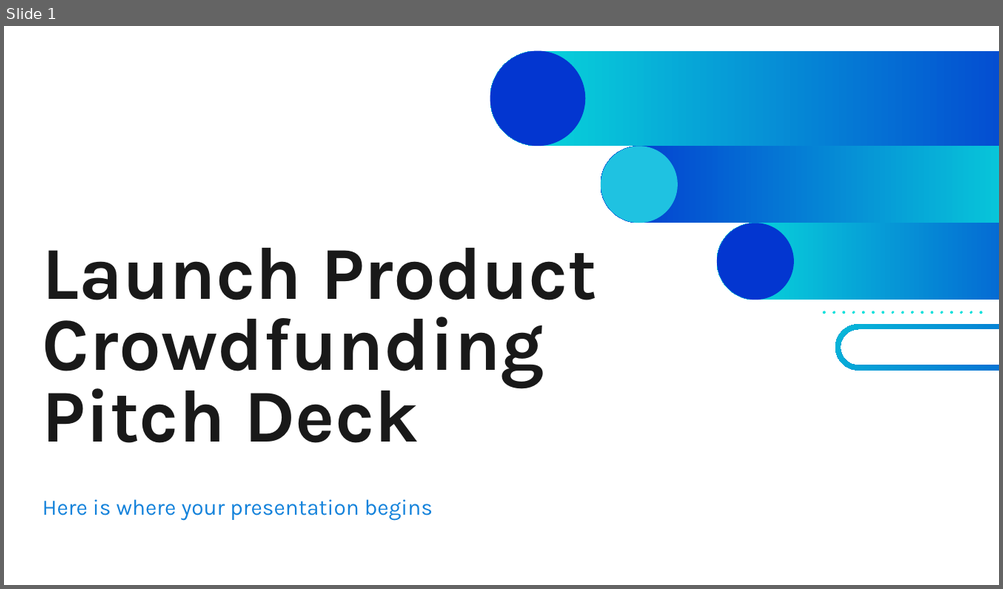
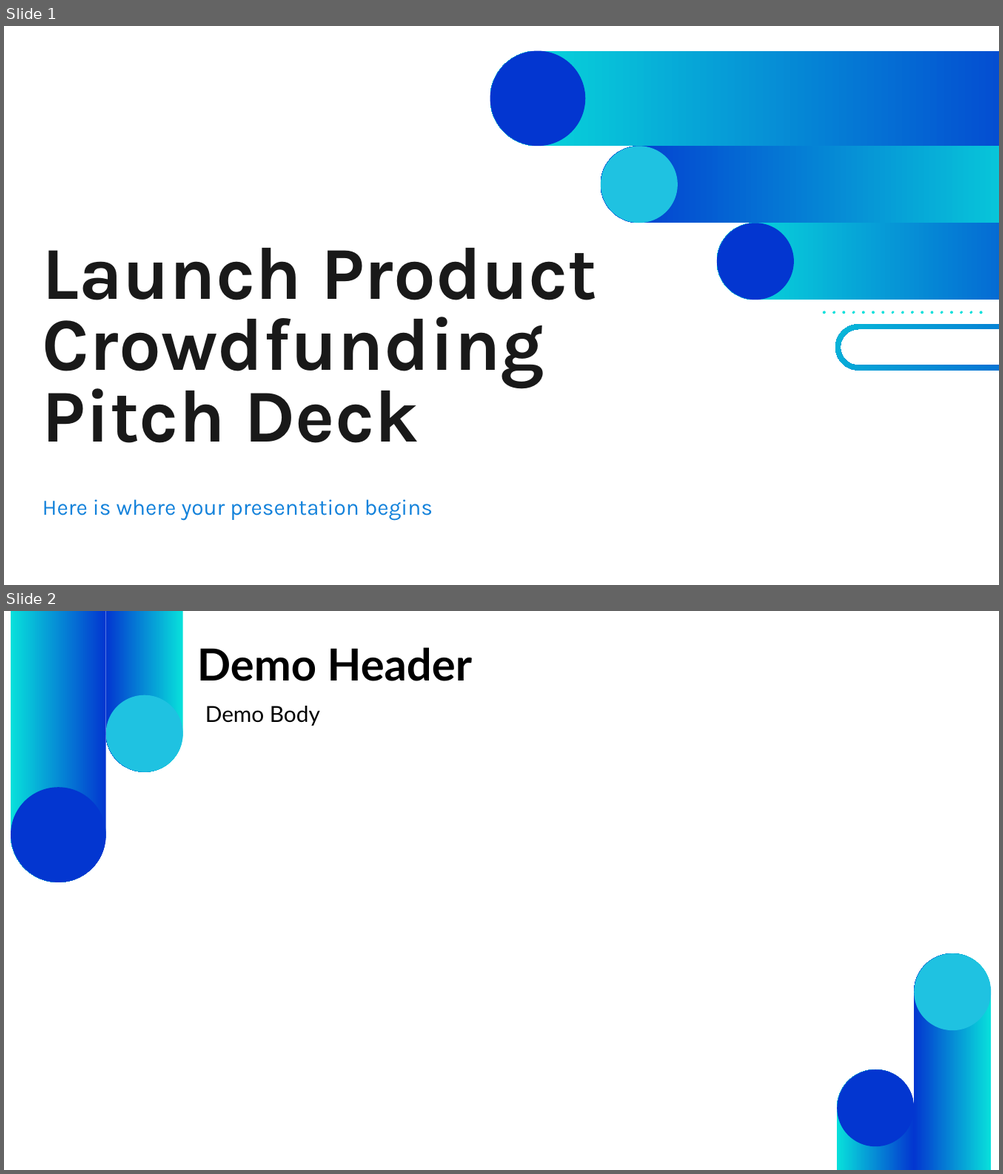
Before and after one commit to ctoriola/synoptic-webapp, a slide deck: template1.pptx. Shown one above the other, each under a label of ours: slide 1 before the commit, slides 1 and 2 after it. The pictures are 1003x589 and 1003x1174 pixels, drawn with LibreOffice and Linux fonts; fonts in the diff are those of the drawing. Boxes give left, top, right and bottom in pixels: in the first picture for what was removed or moved away, otherwise in the second. Text is boxed around its words. In the diff, an @@ line names an element or a change of style, - is before the commit and + after.

Commit message:
slide improvements 3

```diff
--- a/template1.pptx
+++ b/template1.pptx
@@ slide 2 added at (x1=4, y1=611, x2=999, y2=1170), background #FFFFFF @@
@@ rounded rectangle added at (x1=11, y1=611, x2=106, y2=883), fill gradient #0336D0 to #08E0DB @@
@@ rounded rectangle added at (x1=106, y1=611, x2=183, y2=772), fill gradient #08E0DB to #0336D0 @@
@@ text added at (x1=197, y1=647, x2=472, y2=681), 32 pt, text #000000, bold @@
+Demo Header
@@ ellipse added at (x1=105, y1=695, x2=182, y2=772), fill #1FC2E1 @@
@@ text added at (x1=205, y1=706, x2=320, y2=726), 16 pt, text #000000 @@
+Demo Body
@@ ellipse added at (x1=11, y1=787, x2=106, y2=883), fill #0336D0 @@
@@ rounded rectangle added at (x1=914, y1=953, x2=990, y2=1170), fill gradient #08E0DB to #0336D0 @@
@@ ellipse added at (x1=914, y1=954, x2=990, y2=1031), fill #1FC2E1 @@
@@ rounded rectangle added at (x1=836, y1=1070, x2=913, y2=1170), fill gradient #0336D0 to #08E0DB @@
@@ ellipse added at (x1=836, y1=1071, x2=913, y2=1147), fill #0336D0 @@
```
Also in this commit, not shown: 2 other files.
